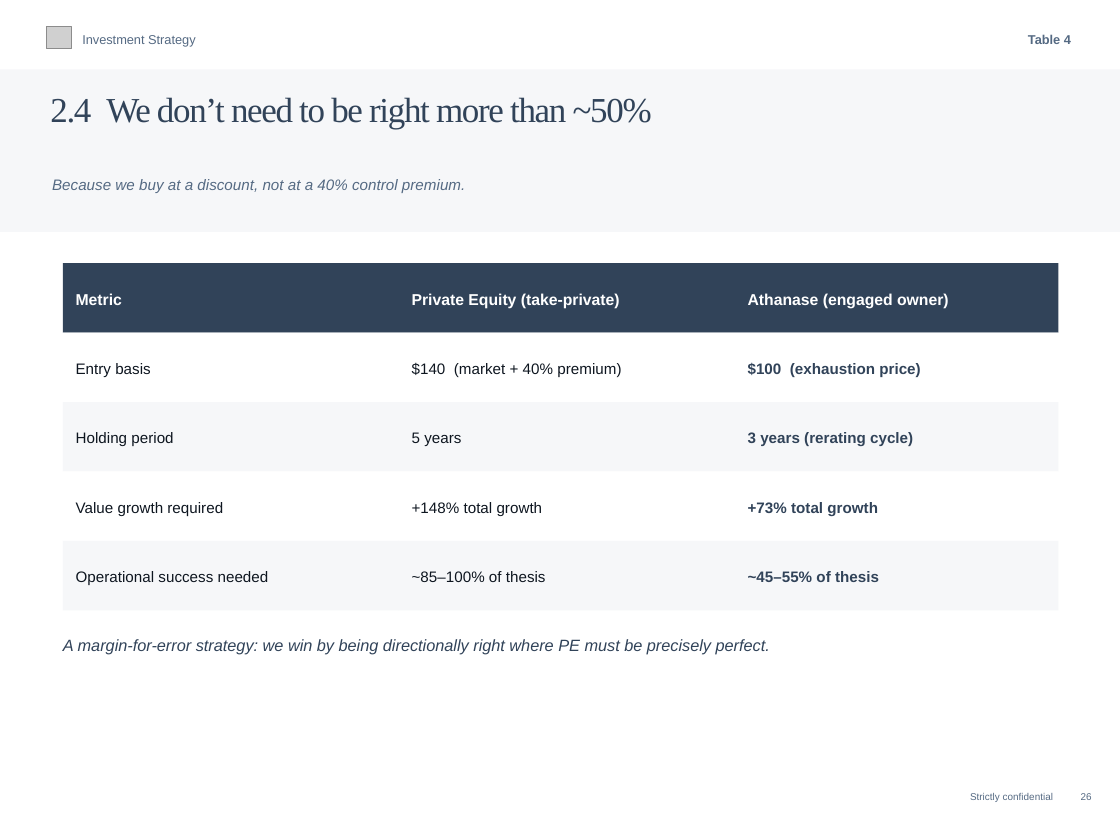
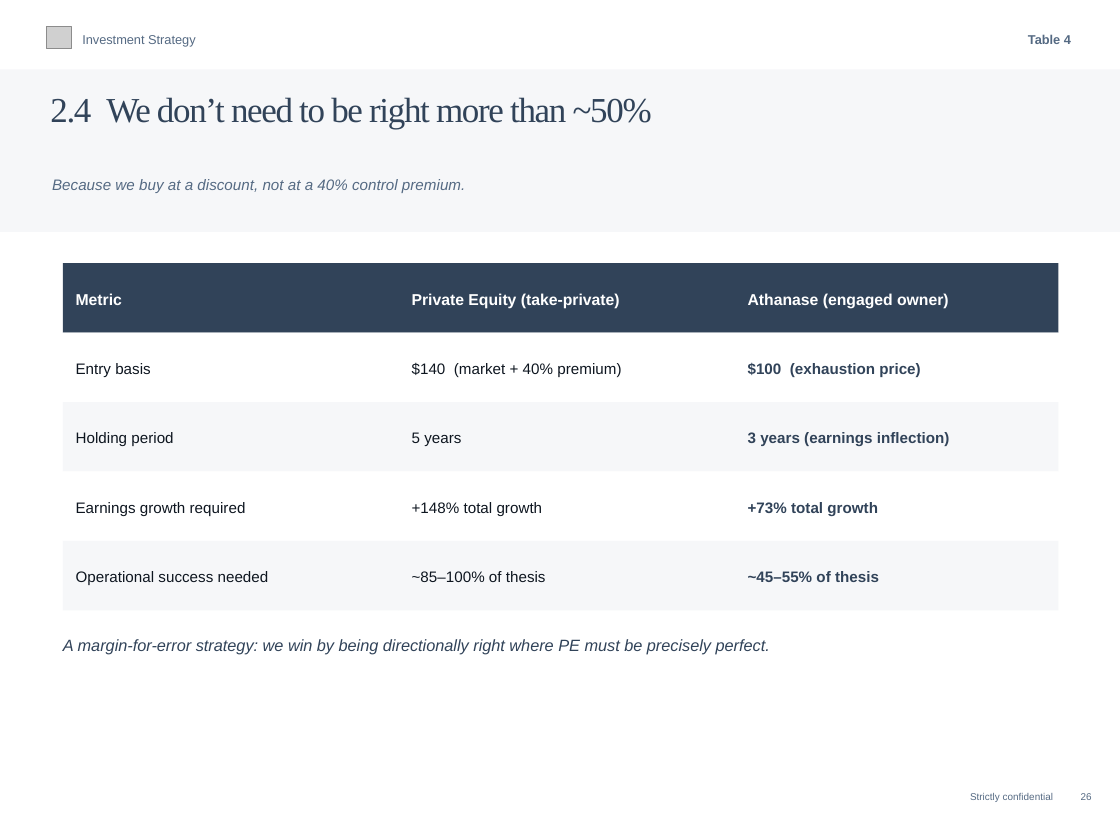
Before and after one commit to charette-lab/Claude, a slide deck: slide 29 of Athanase_Engaged_Ownership_Allocator_Deck.pptx. Drawn at 1120x840 pixels with LibreOffice and Linux fonts; fonts in the diff are those of the drawing; grey boxes stand for pictures. Boxes give left, top, right and bottom in pixels: in the first picture for what was removed or moved away, otherwise in the second. Text is boxed around its words. In the diff, an @@ line names an element or a change of style, - is before the commit and + after.

```diff
--- a/Athanase_Engaged_Ownership_Allocator_Deck.pptx
+++ b/Athanase_Engaged_Ownership_Allocator_Deck.pptx
@@ text at [748,432,950,446]: text changed @@
-3 years (rerating cycle)
+3 years (earnings inflection)
@@ text at [76,502,246,516]: text changed @@
-Value growth required
+Earnings growth required
```
Also in this commit, not shown: 32 other slides changed, 1 slide added, 1 other file.
